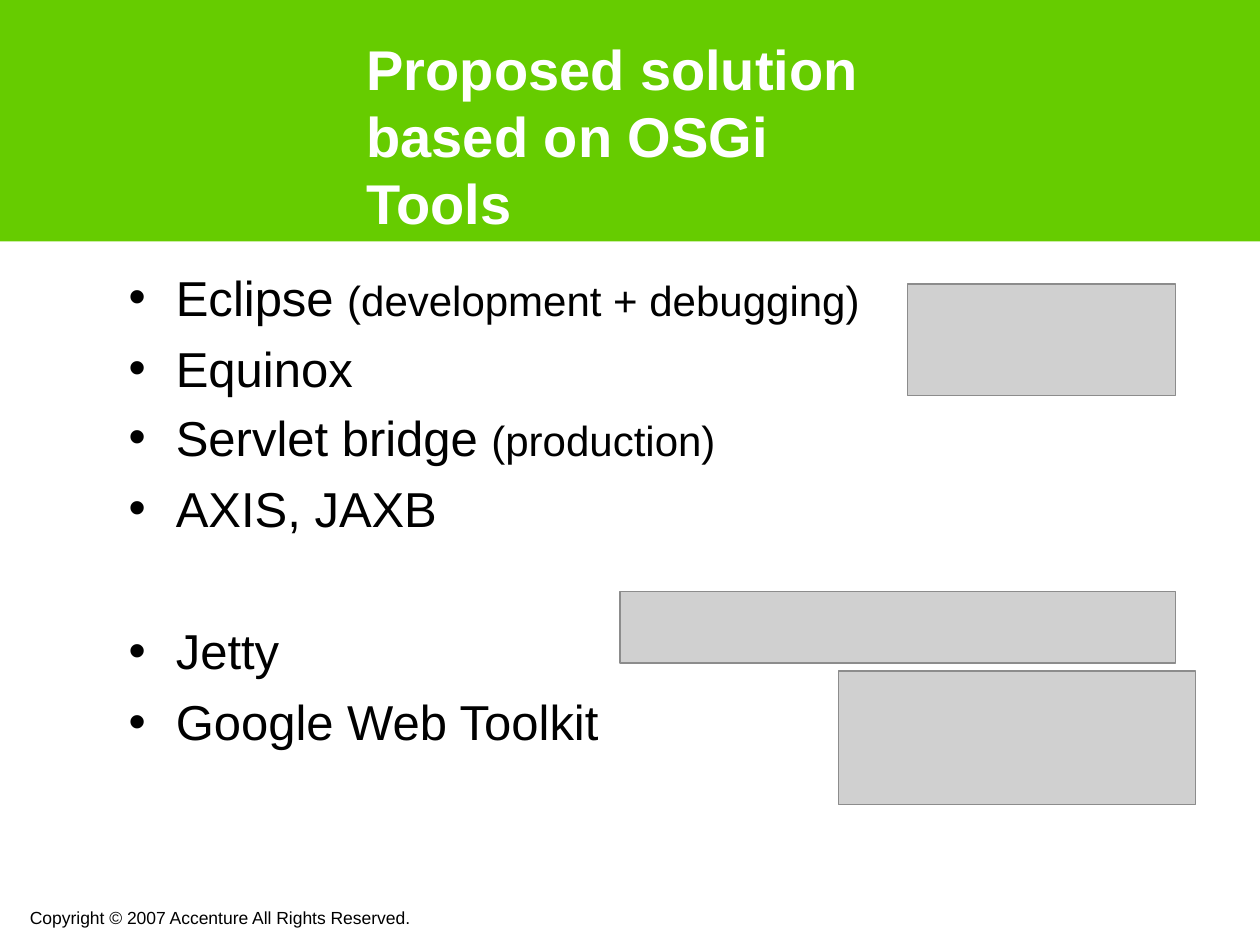
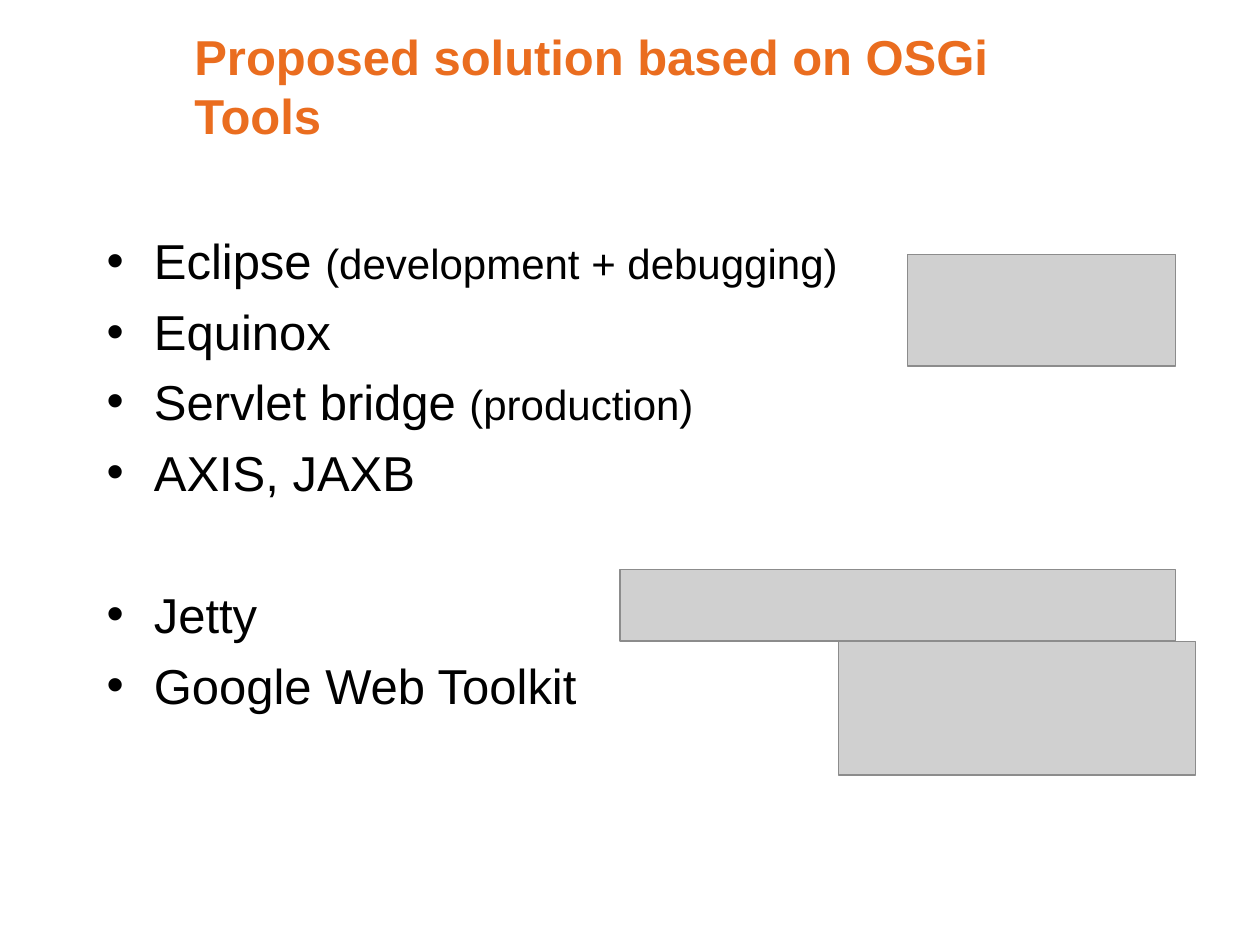
Before and after one commit to noushadali/osgi-samples, a slide deck: slide 10 of congress-registration/documentation/Webservice versioning using osgi.ppt (slide 11 before the commit). Drawn at 1260x945 pixels with LibreOffice and Linux fonts; fonts in the diff are those of the drawing; grey boxes stand for pictures; background and template pictures are left out. Boxes give left, top, right and bottom in pixels: in the first picture for what was removed or moved away, otherwise in the second. Text is boxed around its words. In the diff, an @@ line names an element or a change of style, - is before the commit and + after.

```diff
--- a/congress-registration/documentation/Webservice versioning using osgi.ppt
+++ b/congress-registration/documentation/Webservice versioning using osgi.ppt
@@ rectangle removed at [0,0,1260,242] @@
@@ title "Proposed solution based on OSGi ...": place and size @@
-title "Proposed solution based on OSGi ..." at [367,49,858,225]
+title "Proposed solution based on OSGi ..." at [194,39,988,135]
@@ title "Proposed solution based on OSGi ..." at [194,39,988,135]: size 32 to 28 pt, text colour #FFFFFF to #EA6D1F; vertical alignment bottom to middle @@
@@ text "Eclipse (development + debugging)": place and size @@
-text "Eclipse (development + debugging)" at [176,280,859,750]
+text "Eclipse (development + debugging)" at [154,243,837,714]
@@ picture: place and size @@
-picture at [907,284,1176,396]
+picture at [907,255,1176,367]
@@ picture: place and size @@
-picture at [620,591,1176,663]
+picture at [620,570,1176,641]
@@ picture: place and size @@
-picture at [838,670,1196,804]
+picture at [838,641,1196,775]
@@ text removed at [30,911,411,928] @@
-Copyright © 2007 Accenture All Rights Reserved.
```
Also in this commit, not shown: 17 other slides changed, 1 slide added, 2 slides removed.
